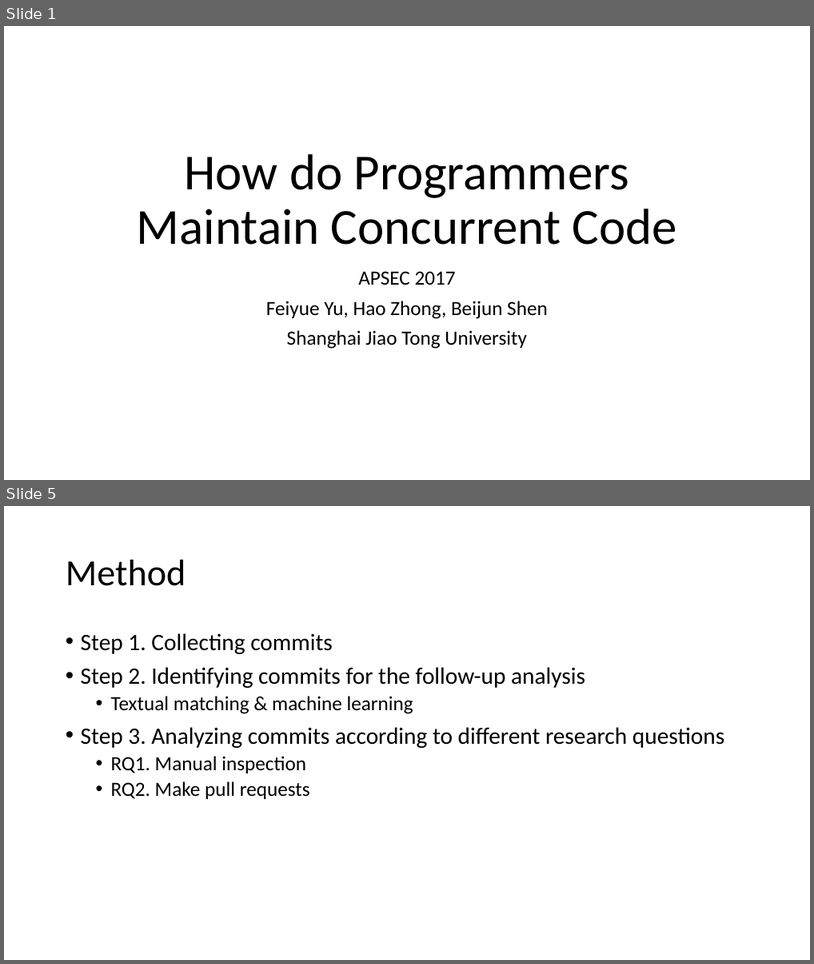
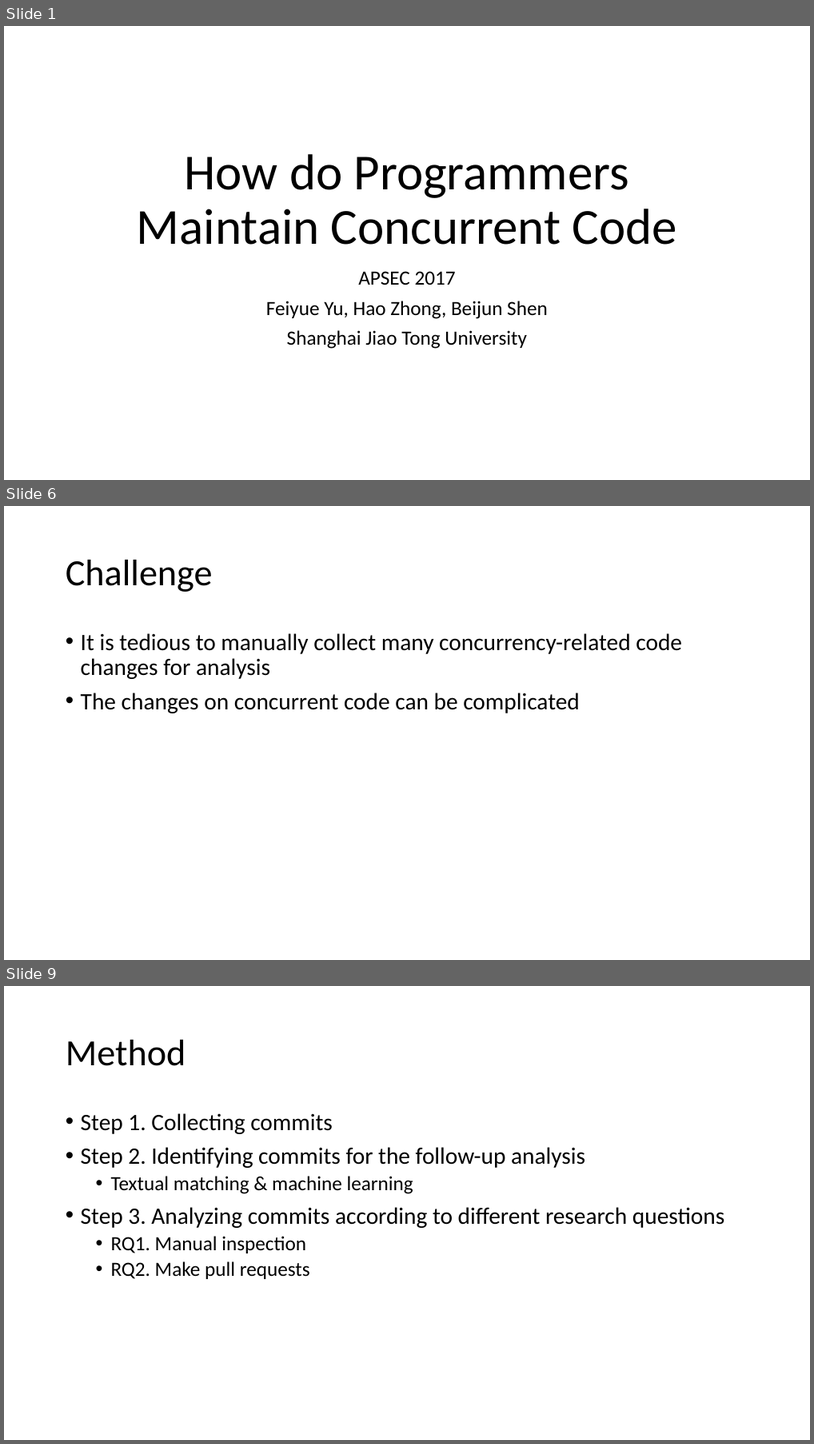
Before and after one commit to qwordy/Research, a slide deck: ppt/How do Programmers Maintain Concurrent Code.pptx. Shown one above the other, each under a label of ours: slides 1 and 5 before the commit, slides 1, 6 and 9 after it; the slides between them are not shown. The pictures are 814x964 and 814x1444 pixels, drawn with LibreOffice and Linux fonts; fonts in the diff are those of the drawing. Boxes give left, top, right and bottom in pixels: in the first picture for what was removed or moved away, otherwise in the second. Text is boxed around its words. In the diff, an @@ line names an element or a change of style, - is before the commit and + after.

```diff
--- a/ppt/How do Programmers Maintain Concurrent Code.pptx
+++ b/ppt/How do Programmers Maintain Concurrent Code.pptx
@@ slide 6 added at [4, 506, 810, 960], background #FFFFFF @@
@@ title added at [66, 560, 213, 592], 44 pt, text #000000 @@
+Challenge
@@ text added at [81, 633, 682, 713], 28 pt, text #000000 @@
+• It is tedious to manually collect many concurrency-related code changes for analysis
+• The changes on concurrent code can be complicated
@@ what was slide 5 is now slide 9 @@
```
Also in this commit, not shown: 3 slides changed, 8 other slides added.
